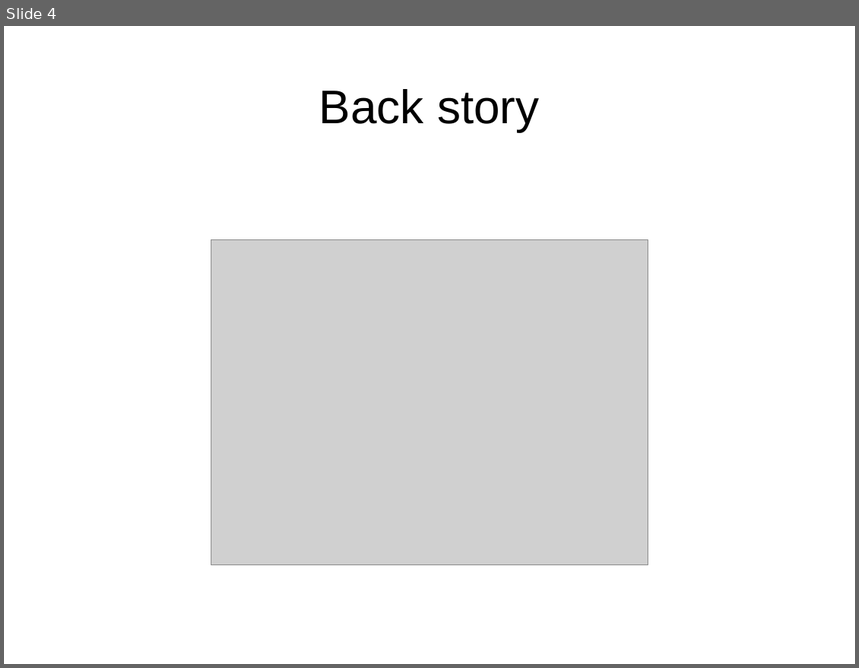
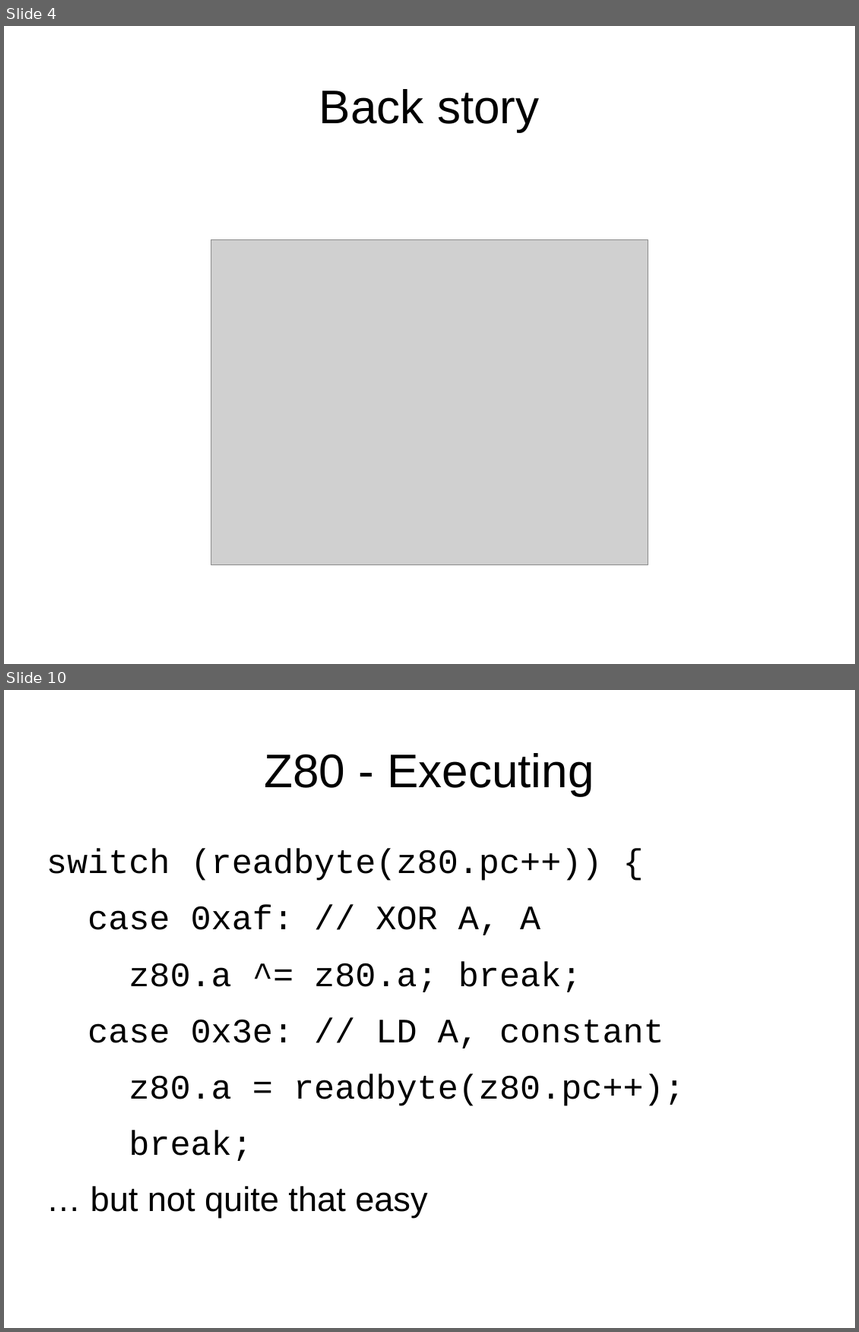
Before and after one commit to mattgodbolt/miracle-sms-emulator, a slide deck: emulating.odp. Shown one above the other, each under a label of ours: slide 4 before the commit, slides 4 and 10 after it; the slides between them are not shown. The pictures are 859x668 and 859x1332 pixels, drawn with LibreOffice and Linux fonts; fonts in the diff are those of the drawing; grey boxes stand for pictures. Boxes give left, top, right and bottom in pixels: in the first picture for what was removed or moved away, otherwise in the second. Text is boxed around its words. In the diff, an @@ line names an element or a change of style, - is before the commit and + after.

```diff
--- a/emulating.odp
+++ b/emulating.odp
@@ slide 10 added at <box>4,690,855,1328</box>, background #FFFFFF @@
@@ title added at <box>264,753,595,796</box>, 44 pt, text #000000 @@
+Z80 - Executing
@@ text added at <box>47,849,685,1218</box>, 32 pt, text #000000 @@
+switch (readbyte(z80.pc++)) {
+case 0xaf: // XOR A, A
+z80.a ^= z80.a; break;
+case 0x3e: // LD A, constant
+z80.a = readbyte(z80.pc++);
+break;
+… but not quite that easy
```
Also in this commit, not shown: 8 slides changed, 13 other slides added, 1 slide removed, 5 other files.
